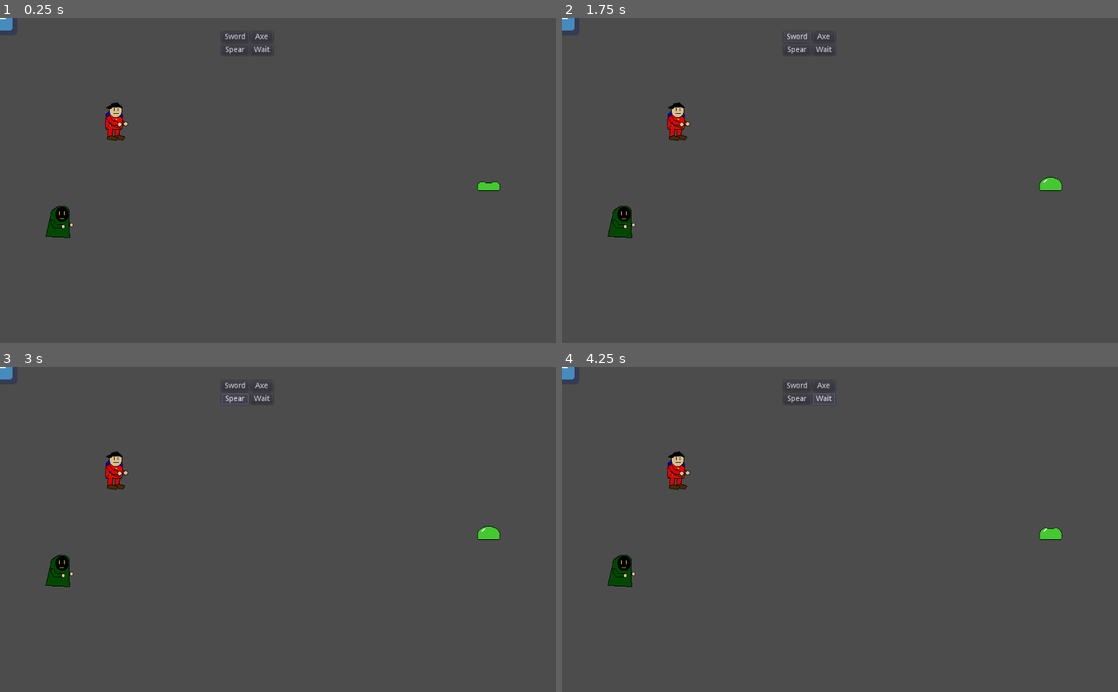
Above: before the commit, frames 1-4 (two rows, left to right).
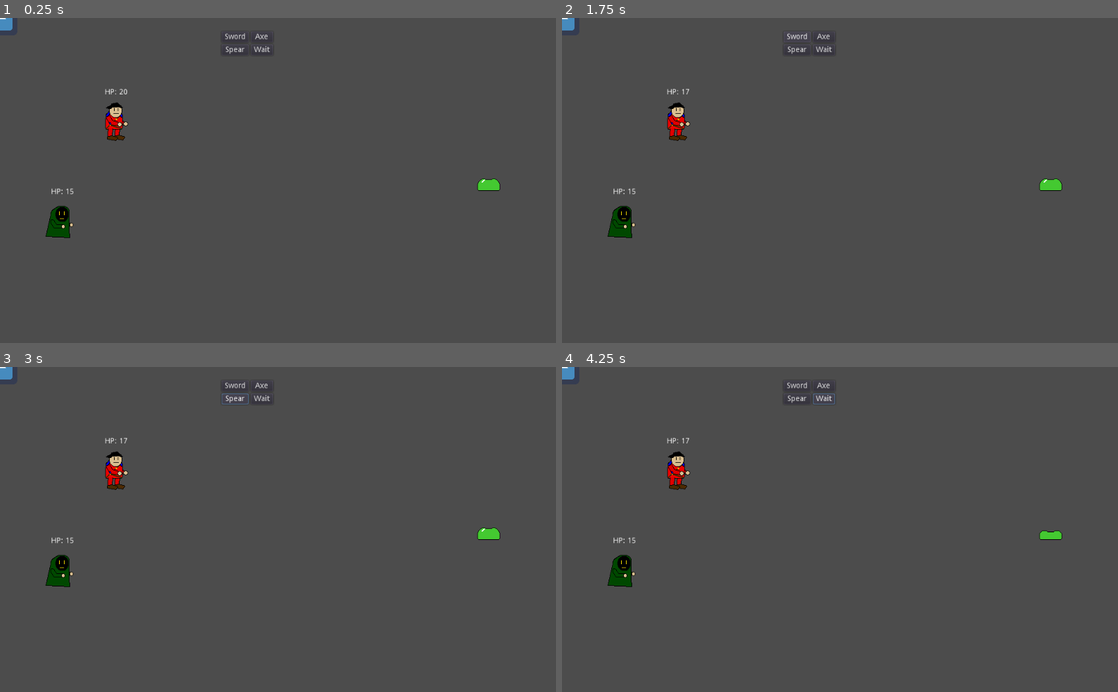
Above: after the commit, the same moments.

Repository: Mariolink528/Spellblade-Arena
Game: Godot game, scene res://Main.tscn
Two runs of this game, one before a commit and one after it. Both use one fixed random seed, a clock stepped at 60 frames per second and the inputs below. The engine's default icon, where the game draws it, is replaced by a stand-in: a white triangle on a blue panel in a dark square.
Inputs:
- Up to frame 1 (0.25 s): no input
- Up to frame 2 (1.75 s): click "Sword" at 0.5 s; click "Fire" at 1.25 s
- Up to frame 3 (3 s): click "Axe" at 2 s; click "Spear" at 2.75 s
- Up to frame 4 (4.25 s): click "Wait" at 3.5 s

The runs differ from the first frame. In frame 1, 0.1% of the frame differs, in the area x 9-90%, y 21-55%; in frame 2, less than 0.1%; in frame 3, less than 0.1%; in frame 4, 0.1%.

Commit message:
giving enemy attack

Diff:
--- a/Battle.gd
+++ b/Battle.gd
@@ -3,7 +3,7 @@
 
 # Declare member variables here. Examples:
 # var a = 2
-# var b = "text"
+onready var enemy = $Enemy
 signal enemy_turn
 
 # Called when the node enters the scene tree for the first time.
@@ -12,22 +12,28 @@
 
 #Knight Menu Functions
 func _on_Sword_Button_pressed():
-	$Enemy.hp -= $Knight.dmg
-	if $Enemy.hp <= 0:
-		$Enemy.queue_free()
-	$Battle_Menu/Knight_Menu.hide()
-	$Battle_Menu/Mage_Menu.show()
-
+	if enemy!= null:
+		enemy.hp -= $Knight.dmg
+		if enemy.hp <= 0:
+			enemy.queue_free()
+			enemy = null
+		else:
+			$Battle_Menu/Mage_Menu.show()
+		$Battle_Menu/Knight_Menu.hide()
 
 #Mage Menu functions
 func _on_Fire_Button_pressed():
-	$Enemy.hp -= $Mage.dmg
-	if $Enemy.hp <= 0:
-		$Enemy.queue_free()
+	if enemy != null:
+		enemy.hp -= $Mage.dmg
+		if enemy.hp <= 0:
+			enemy.queue_free()
+			enemy = null
+
 	$Battle_Menu/Mage_Menu.hide()
-	emit_signal("enemy_turn")
+	if enemy != null:
+		emit_signal("enemy_turn")
 
-
-#enemy turn connection
-func _on_Enemy_player_turn():
-		$Battle_Menu/Knight_Menu.show()
+#trying to have the enemy attack inside of the battle function
+func _on_Enemy_attack_one():
+	$Knight.hp -= 3
+	$Battle_Menu/Knight_Menu.show()
--- a/Enemy.gd
+++ b/Enemy.gd
@@ -3,11 +3,12 @@
 
 var hp = 20
 
-signal player_turn
+signal attack_one
 # Called when the node enters the scene tree for the first time.
 func _ready():
 	pass # Replace with function body.
 
 
 func _on_Battle_enemy_turn():
-	emit_signal("player_turn")
+
+	emit_signal("attack_one")
--- a/Knight.gd
+++ b/Knight.gd
@@ -1,14 +1,16 @@
 extends Node2D
 
-
-var hp = 20
+onready var hp_label = $HP_Label
+var hp = 20 setget set_hp
 var dmg = 3
 
 # Called when the node enters the scene tree for the first time.
 func _ready():
 	pass # Replace with function body.
 
-
+func set_hp(new_hp):
+	hp = new_hp
+	hp_label.text = "HP: " + str(hp)
 # Called every frame. 'delta' is the elapsed time since the previous frame.
 #func _process(delta):
 #	pass
--- a/Mage.gd
+++ b/Mage.gd
@@ -1,7 +1,7 @@
 extends Node2D
 
-
-var hp = 15
+onready var hp_label = $HP_Label
+var hp = 15 setget set_hp
 
 var dmg = 5
 
@@ -9,6 +9,9 @@
 func _ready():
 	pass # Replace with function body.
 
+func set_hp(new_hp):
+	hp = new_hp
+	hp_label.text = "HP: " + str(hp)
 
 # Called every frame. 'delta' is the elapsed time since the previous frame.
 #func _process(delta):
--- a/Main.tscn
+++ b/Main.tscn
@@ -142,6 +142,18 @@
 frames = SubResource( 1 )
 animation = "Default"
 
+[node name="HP_Label" type="Label" parent="Battle/Knight"]
+margin_left = -36.0
+margin_top = -70.0
+margin_right = 40.0
+margin_bottom = -45.0
+text = "HP: 20"
+align = 1
+valign = 1
+__meta__ = {
+"_edit_use_anchors_": false
+}
+
 [node name="Mage" type="Node2D" parent="Battle"]
 position = Vector2( 113.137, 379.009 )
 script = ExtResource( 6 )
@@ -152,17 +164,29 @@
 [node name="AnimatedSprite" type="AnimatedSprite" parent="Battle/Mage"]
 frames = SubResource( 2 )
 
+[node name="HP_Label" type="Label" parent="Battle/Mage"]
+margin_left = -36.0
+margin_top = -70.0
+margin_right = 40.0
+margin_bottom = -45.0
+text = "HP: 15"
+align = 1
+valign = 1
+__meta__ = {
+"_edit_use_anchors_": false
+}
+
 [node name="Enemy" type="Node2D" parent="Battle"]
 position = Vector2( 899.274, 302.943 )
 script = ExtResource( 5 )
 
 [node name="AnimatedSprite" type="AnimatedSprite" parent="Battle/Enemy"]
 frames = SubResource( 7 )
-frame = 1
+frame = 2
 speed_scale = 1.323
 playing = true
 
 [connection signal="enemy_turn" from="Battle" to="Battle/Enemy" method="_on_Battle_enemy_turn"]
 [connection signal="pressed" from="Battle/Battle_Menu/Knight_Menu/Sword_Button" to="Battle" method="_on_Sword_Button_pressed"]
 [connection signal="pressed" from="Battle/Battle_Menu/Mage_Menu/Fire_Button" to="Battle" method="_on_Fire_Button_pressed"]
-[connection signal="player_turn" from="Battle/Enemy" to="Battle" method="_on_Enemy_player_turn"]
+[connection signal="attack_one" from="Battle/Enemy" to="Battle" method="_on_Enemy_attack_one"]
